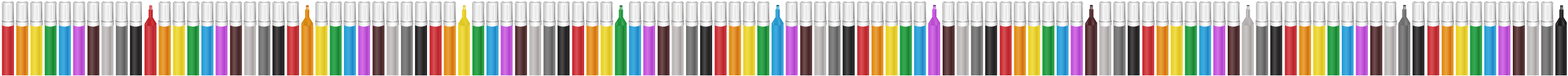
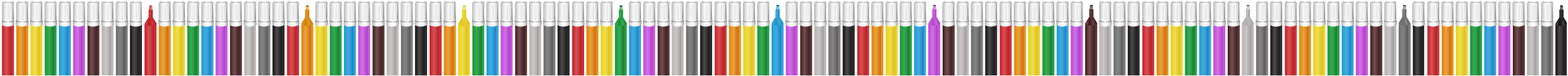
The second 1568px x 76px image is a revision of the first. Changes to its layers:
added layer "Pasted Layer #10" above "Pasted Layer #9" over (1412, 27, 1425, 76)
added layer "Pasted Layer #8" above "Pasted Layer #7" over (1398, 27, 1411, 76)
painted on "pens.png" over (1396, 21, 1425, 76)
